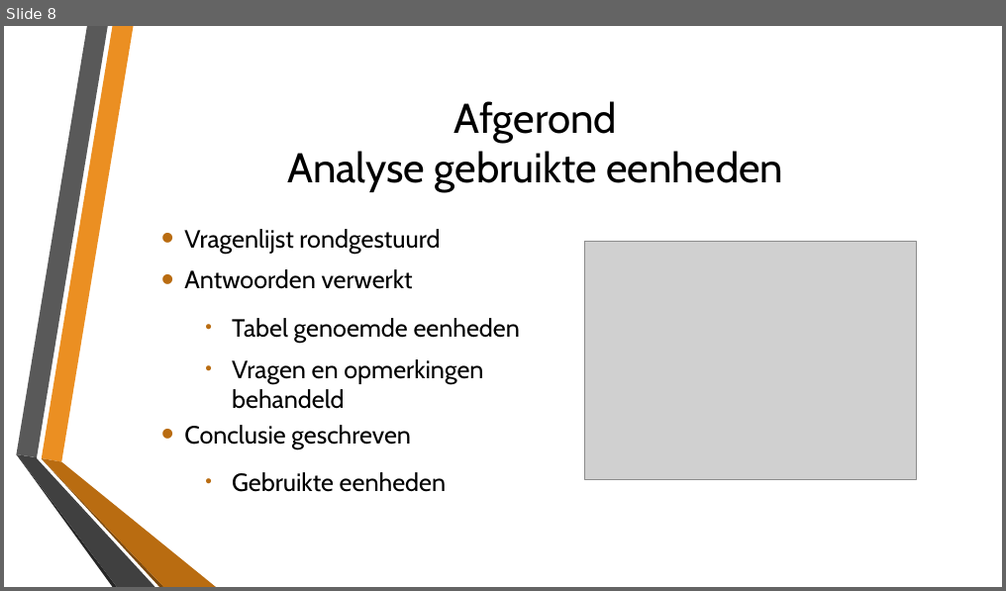
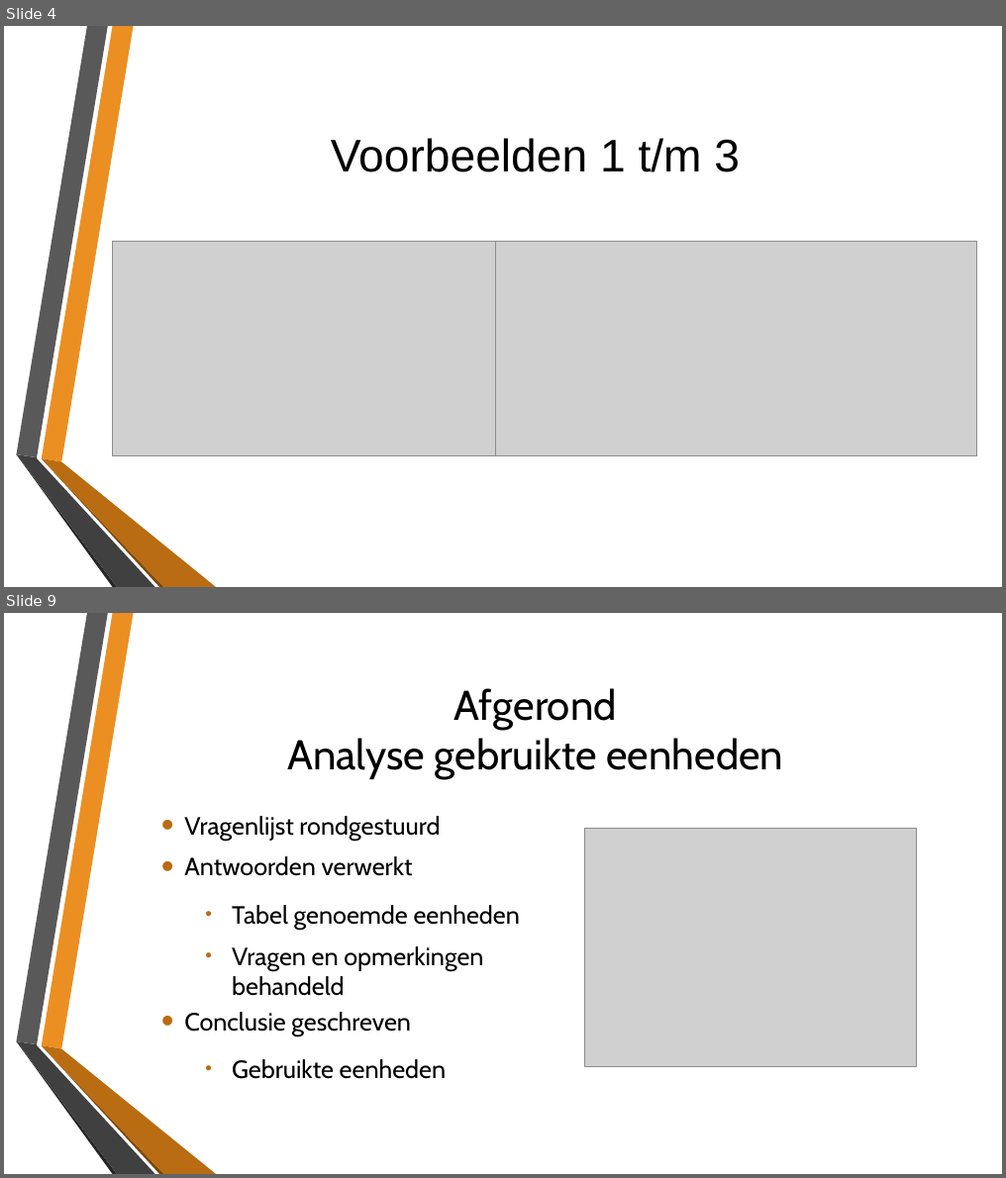
Before and after one commit to LarsSchool/school_repo, a slide deck: Stage Inspiro/Stagedocumenten/Eindpresentatie.pptx. Shown one above the other, each under a label of ours: slide 8 before the commit, slides 4 and 9 after it; the slides between them are not shown. The pictures are 1006x591 and 1006x1178 pixels, drawn with LibreOffice and Linux fonts; fonts in the diff are those of the drawing; grey boxes stand for pictures; background and template pictures are left out. Boxes give left, top, right and bottom in pixels: in the first picture for what was removed or moved away, otherwise in the second. Text is boxed around its words. In the diff, an @@ line names an element or a change of style, - is before the commit and + after.

```diff
--- a/Stage Inspiro/Stagedocumenten/Eindpresentatie.pptx
+++ b/Stage Inspiro/Stagedocumenten/Eindpresentatie.pptx
@@ slide 4 added at <box>4,26,1002,587</box>, background picture (left out); not listed: 6 template elements that a slide beside it also shows @@
@@ title added at <box>331,138,740,173</box>, 44 pt, text #000000 @@
+Voorbeelden 1 t/m 3
@@ picture added at <box>113,242,498,457</box> @@
@@ picture added at <box>496,242,977,457</box> @@
@@ what was slide 8 is now slide 9 @@
```
Also in this commit, not shown: 12 slides changed, 3 other slides added, 3 slides removed, 4 other files.
